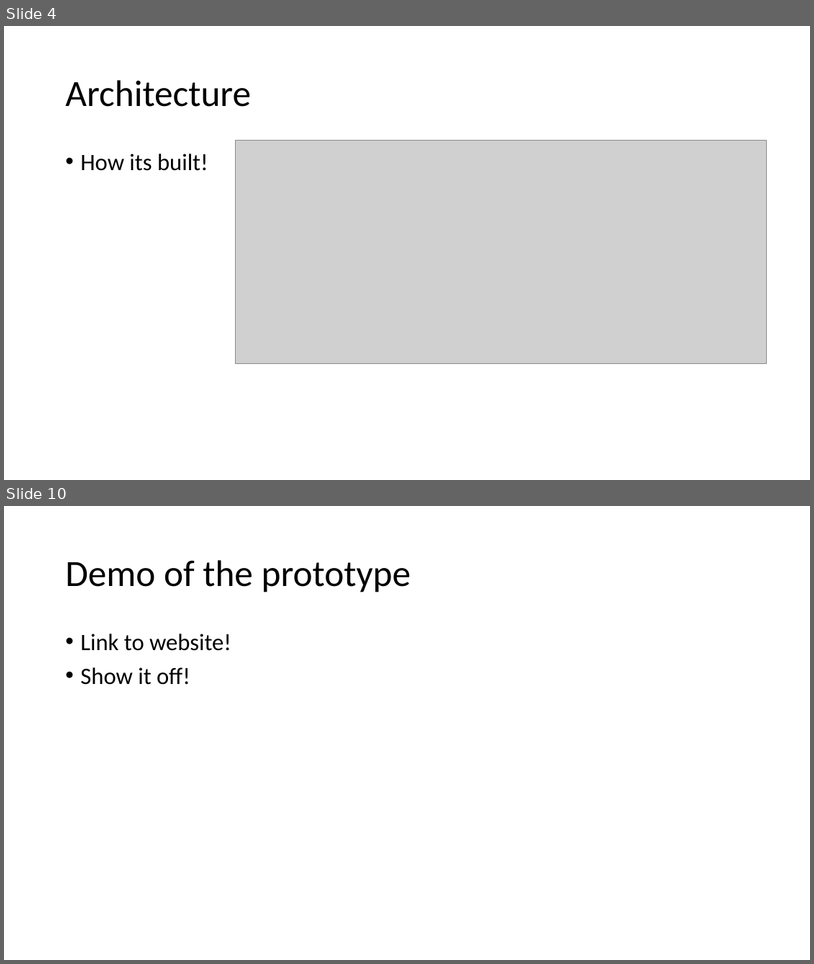
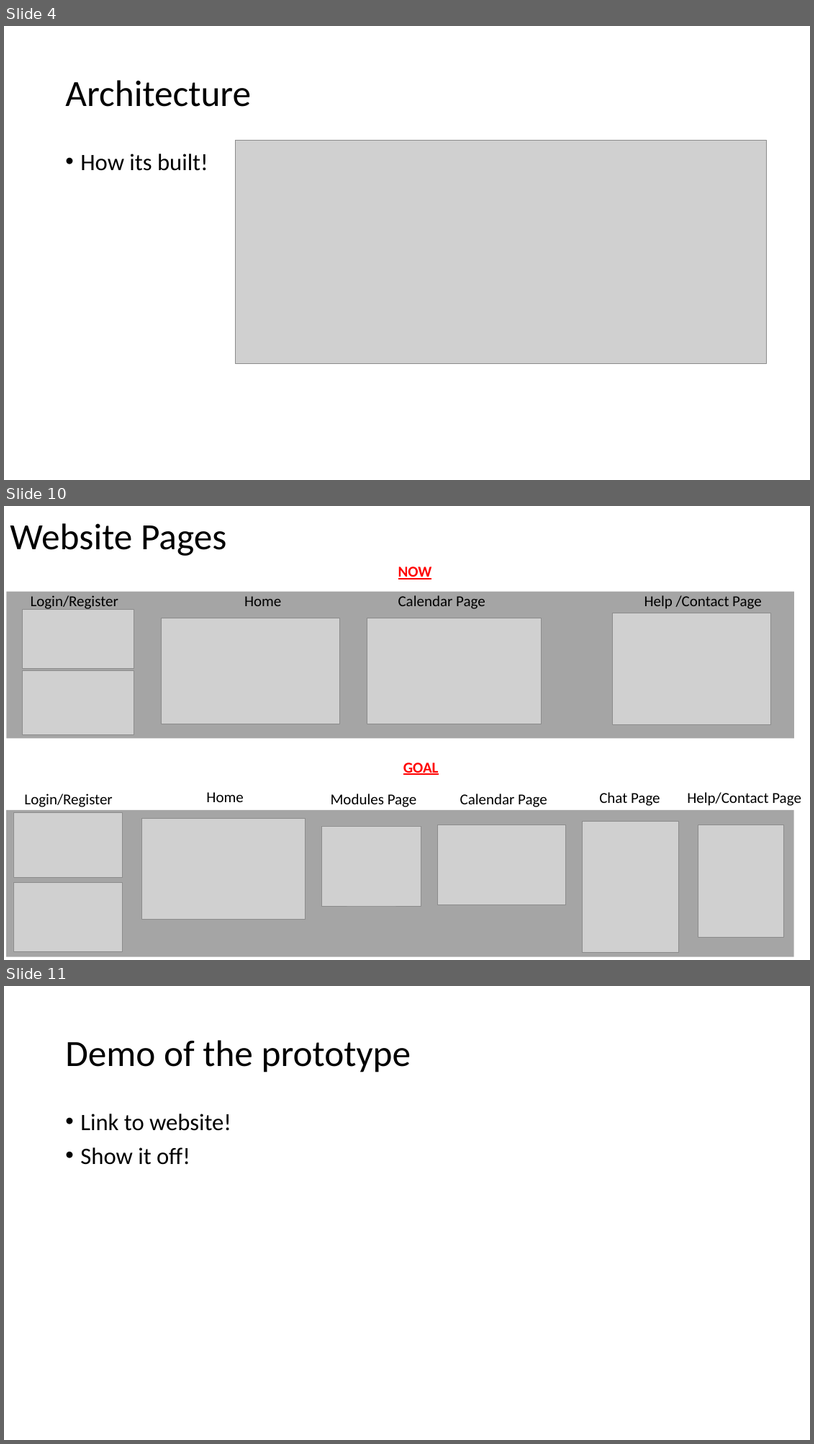
Before and after one commit to GallagherStephen/4thYearProject-Dissertation, a slide deck: Presentation/4th Year Presentation.pptx. Shown one above the other, each under a label of ours: slides 4 and 10 before the commit, slides 4, 10 and 11 after it; the slides between them are not shown. The pictures are 814x964 and 814x1444 pixels, drawn with LibreOffice and Linux fonts; fonts in the diff are those of the drawing; grey boxes stand for pictures. Boxes give left, top, right and bottom in pixels: in the first picture for what was removed or moved away, otherwise in the second. Text is boxed around its words. In the diff, an @@ line names an element or a change of style, - is before the commit and + after.

```diff
--- a/Presentation/4th Year Presentation.pptx
+++ b/Presentation/4th Year Presentation.pptx
@@ slide 10 added at <box>4,506,810,960</box>, background #FFFFFF @@
@@ title added at <box>10,523,226,556</box>, 44 pt, text #000000 @@
+Website Pages
@@ text added at <box>399,566,432,579</box>, 18 pt, text #FF0000, bold, underline @@
+NOW
@@ rectangle added at <box>6,591,795,738</box>, fill #A5A5A5 @@
@@ picture added at <box>22,610,134,669</box> @@
@@ text added at <box>31,595,118,610</box>, 18 pt, text #000000 @@
+Login/Register
@@ text added at <box>244,596,281,606</box>, 18 pt, text #000000 @@
+Home
@@ text added at <box>399,595,486,609</box>, 18 pt, text #000000 @@
+Calendar Page
@@ picture added at <box>612,613,771,725</box> @@
@@ text added at <box>645,595,762,609</box>, 18 pt, text #000000 @@
+Help /Contact Page
@@ picture added at <box>161,618,340,724</box> @@
@@ picture added at <box>367,618,542,724</box> @@
@@ picture added at <box>22,671,134,735</box> @@
@@ text added at <box>404,762,439,775</box>, 18 pt, text #FF0000, bold, underline @@
+GOAL
@@ text added at <box>24,793,112,807</box>, 18 pt, text #000000 @@
+Login/Register
@@ text added at <box>206,792,243,802</box>, 18 pt, text #000000 @@
+Home
@@ text added at <box>331,793,417,807</box>, 18 pt, text #000000 @@
+Modules Page
@@ text added at <box>460,793,548,807</box>, 18 pt, text #000000 @@
+Calendar Page
@@ text added at <box>599,792,661,806</box>, 18 pt, text #000000 @@
+Chat Page
@@ text added at <box>687,792,802,806</box>, 18 pt, text #000000 @@
+Help/Contact Page
@@ rectangle added at <box>6,810,795,956</box>, fill #A5A5A5 @@
@@ picture added at <box>13,812,123,878</box> @@
@@ picture added at <box>142,818,305,919</box> @@
@@ picture added at <box>322,826,422,906</box> @@
@@ picture added at <box>437,825,566,905</box> @@
@@ picture added at <box>582,821,679,952</box> @@
@@ picture added at <box>699,825,784,937</box> @@
@@ picture added at <box>13,883,123,952</box> @@
@@ what was slide 10 is now slide 11 @@
```
Also in this commit, not shown: 2 slides changed, 4 other slides added, 4 slides removed.
